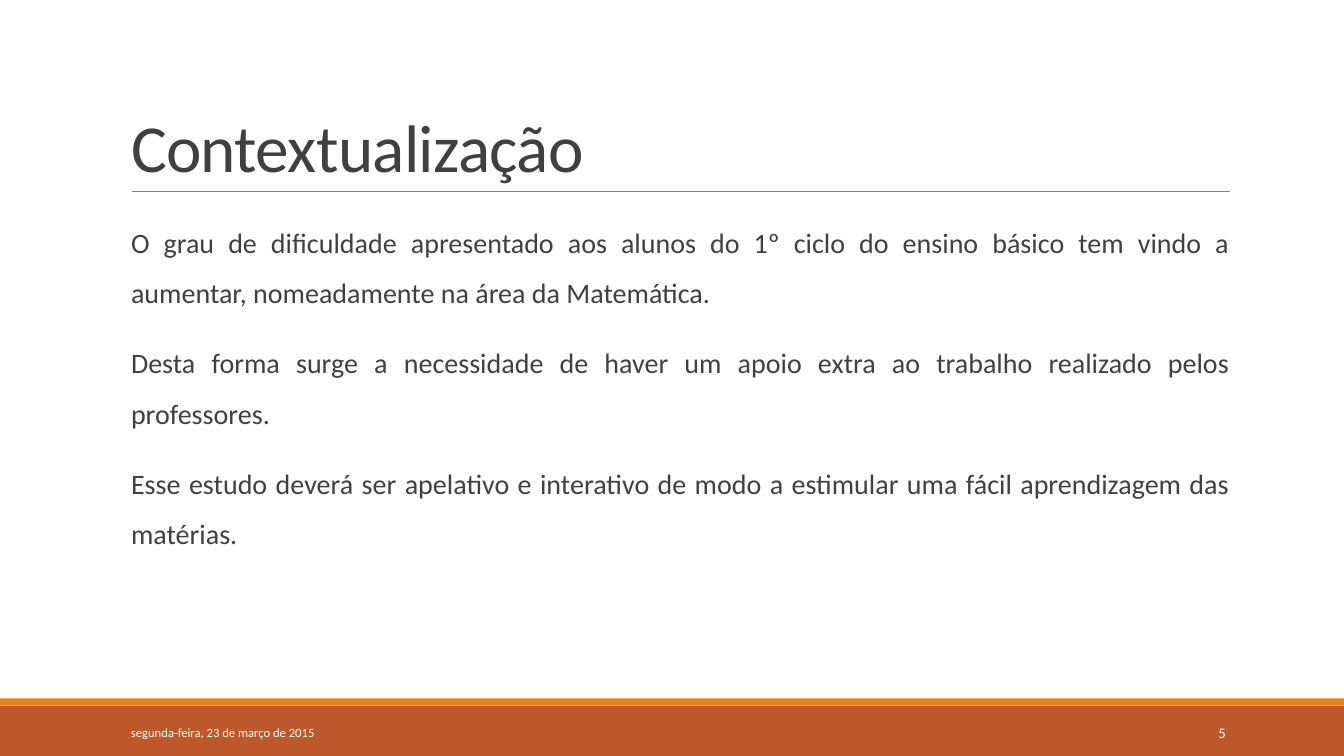
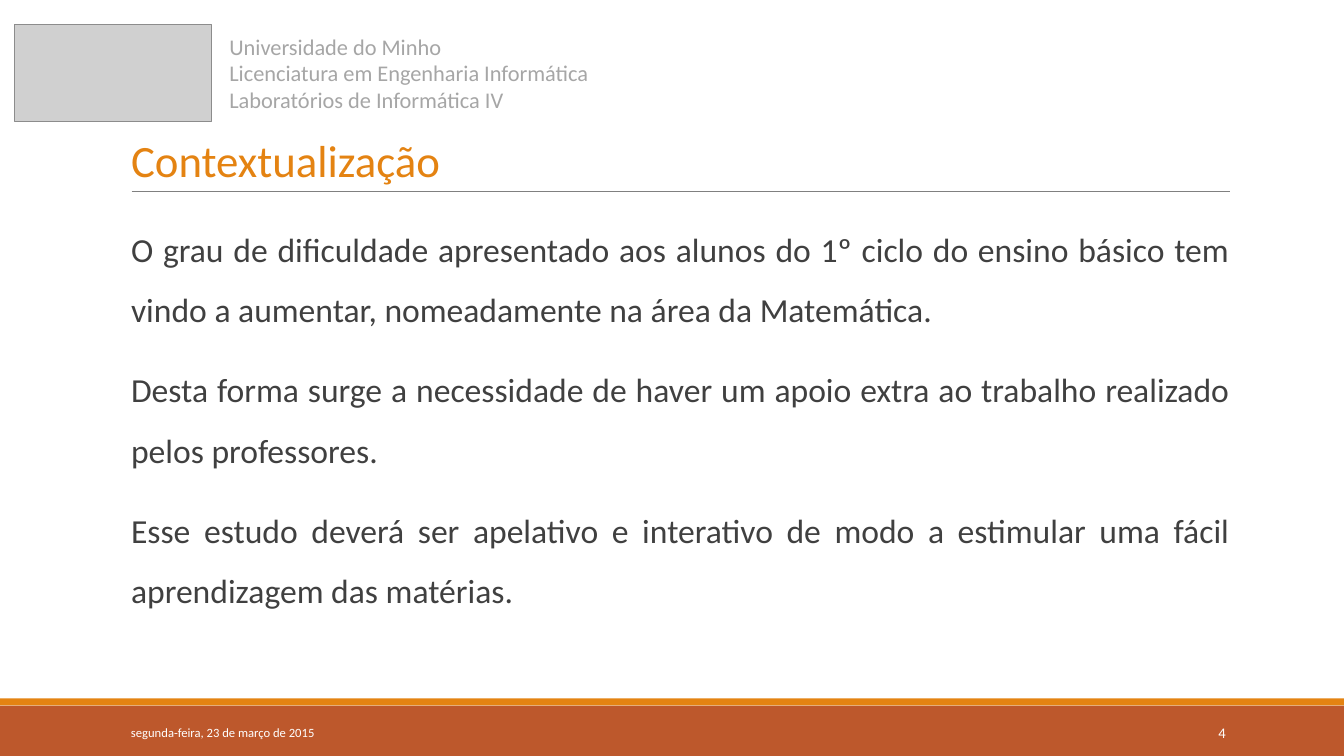
Before and after one commit to 7patricia/Aprende-com-os-Minions, a slide deck: slide 4 of 1ªFase/LI4-Grupo6-Fase1.pptx (slide 5 before the commit). Drawn at 1344x756 pixels with LibreOffice and Linux fonts; fonts in the diff are those of the drawing; grey boxes stand for pictures. Boxes give left, top, right and bottom in pixels: in the first picture for what was removed or moved away, otherwise in the second. Text is boxed around its words. In the diff, an @@ line names an element or a change of style, - is before the commit and + after.

```diff
--- a/1ªFase/LI4-Grupo6-Fase1.pptx
+++ b/1ªFase/LI4-Grupo6-Fase1.pptx
@@ picture added at [14,24,211,122] @@
@@ title "Contextualização" at [131,146,440,185]: size 48 to 32 pt, text colour #404040 to #E48312, letter spacing -0.5 to 0 pt @@
@@ text added at [229,39,588,108], 16 pt, text #A6A6A6 @@
+Universidade do Minho
+Licenciatura em Engenharia Informática
+Laboratórios de Informática IV
@@ text "O grau de dificuldade apresentado ..." at [131,238,1229,609]: size 20 to 24 pt @@
@@ page number at [1218,728,1225,738]: text changed @@
-5
+4
```
Also in this commit, not shown: 9 other slides changed, 1 other file.
